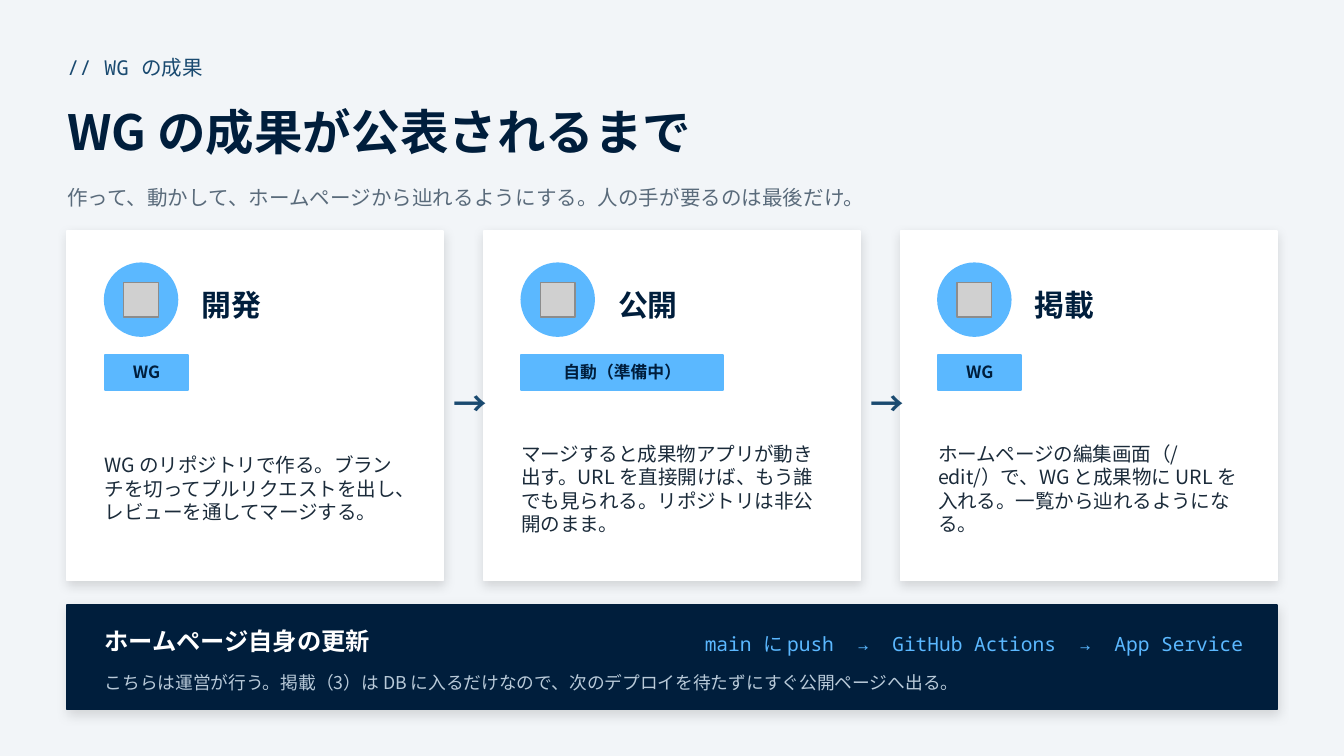
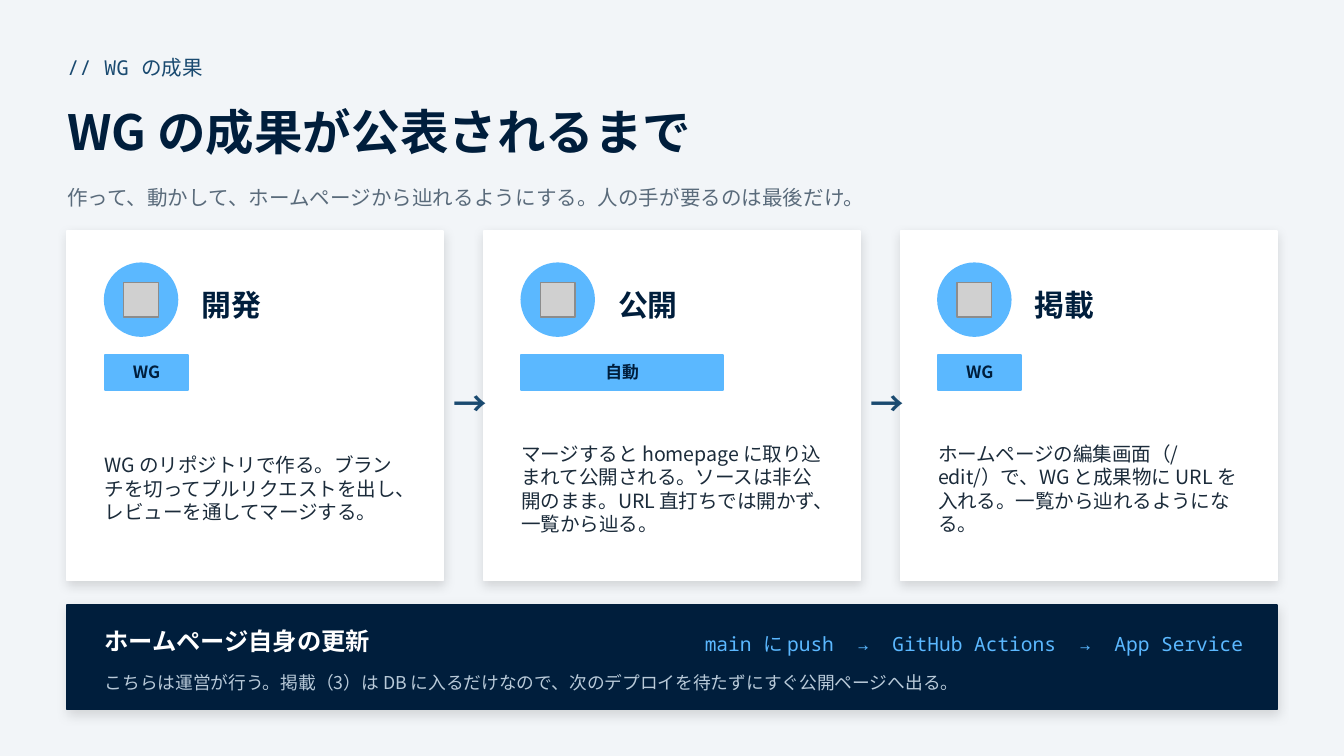
Before and after one commit to funITclub/homepage, a slide deck: slide 13 of static/guide/04_アプリケーション構成.pptx. Drawn at 1344x756 pixels with LibreOffice and Linux fonts; fonts in the diff are those of the drawing; grey boxes stand for pictures. Boxes give left, top, right and bottom in pixels: in the first picture for what was removed or moved away, otherwise in the second. Text is boxed around its words. In the diff, an @@ line names an element or a change of style, - is before the commit and + after.

```diff
--- a/static/guide/04_アプリケーション構成.pptx
+++ b/static/guide/04_アプリケーション構成.pptx
@@ text at <box>605,364,639,380</box>: text changed @@
-自動（準備中）
+自動
@@ text at <box>521,445,833,533</box>: text changed @@
-マージすると成果物アプリが動き出す。URL を直接開けば、もう誰でも見られる。リポジトリは非公開のまま。
+マージすると homepage に取り込まれて公開される。ソースは非公開のまま。URL 直打ちでは開かず、一覧から辿る。
```
Also in this commit, not shown: 3 other slides changed, 4 other files.
